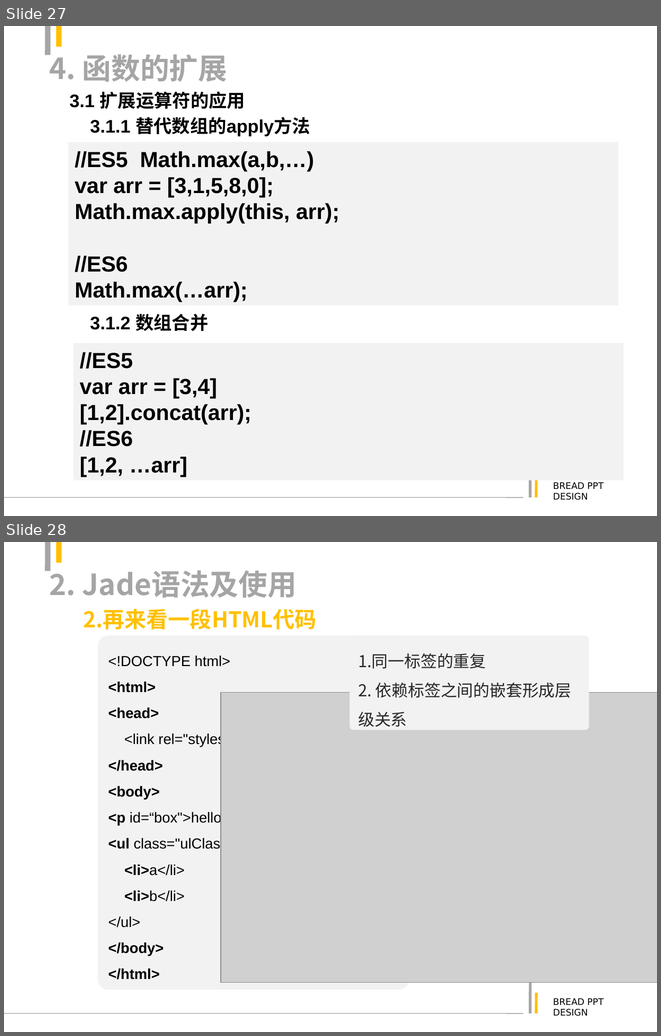
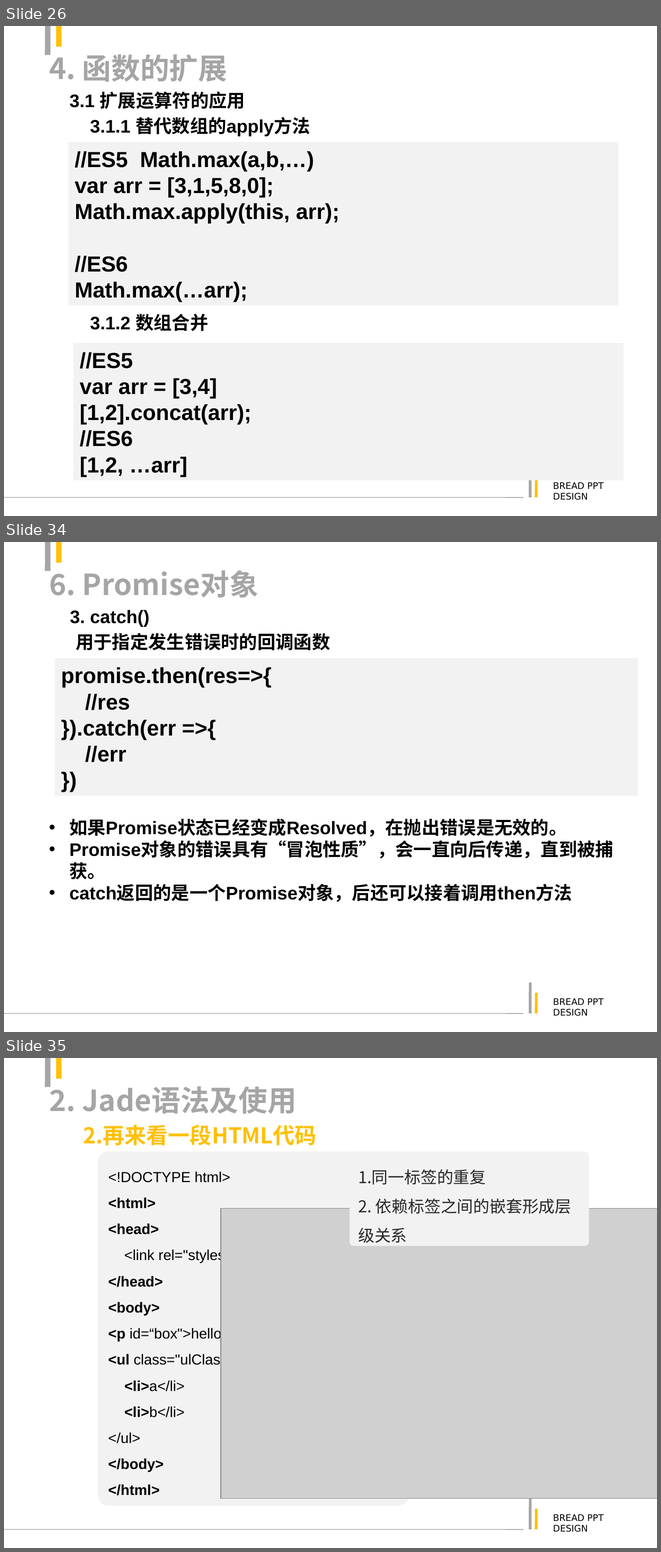
Before and after one commit to justforuse/psae-es6, a slide deck: es6.ppt. Shown one above the other, each under a label of ours: slides 27 and 28 before the commit, slides 26, 34 and 35 after it; the slides between them are not shown. The pictures are 661x1036 and 661x1552 pixels, drawn with LibreOffice and Linux fonts; fonts in the diff are those of the drawing; grey boxes stand for pictures. Boxes give left, top, right and bottom in pixels: in the first picture for what was removed or moved away, otherwise in the second. Text is boxed around its words. In the diff, an @@ line names an element or a change of style, - is before the commit and + after.

```diff
--- a/es6.ppt
+++ b/es6.ppt
@@ slide 34 added at <box>4,542,657,1032</box>, background #FFFFFF; not listed: 6 template elements that a slide beside it also shows @@
@@ title added at <box>49,565,258,598</box>, 32 pt, text #A5A5A5, bold @@
+6. Promise对象
@@ text added at <box>70,610,149,626</box>, 20 pt, text #000000, bold @@
+3. catch()
@@ text added at <box>76,633,330,650</box>, 20 pt, text #000000, bold @@
+用于指定发生错误时的回调函数
@@ rectangle added at <box>55,658,638,795</box>, fill #F2F2F2, 24 pt, text #000000, bold @@
+promise.then(res=>{
+//res
+}).catch(err =>{
+//err
+})
@@ text added at <box>69,818,614,902</box>, 20 pt, text #000000, bold @@
+• 如果Promise状态已经变成Resolved，在抛出错误是无效的。
+• Promise对象的错误具有“冒泡性质”，会一直向后传递，直到被捕获。
+• catch返回的是一个Promise对象，后还可以接着调用then方法
@@ what was slide 27 is now slide 26 @@
@@ what was slide 28 is now slide 35 @@
```
Also in this commit, not shown: 1 slide changed, 6 other slides added, 3 other files.
